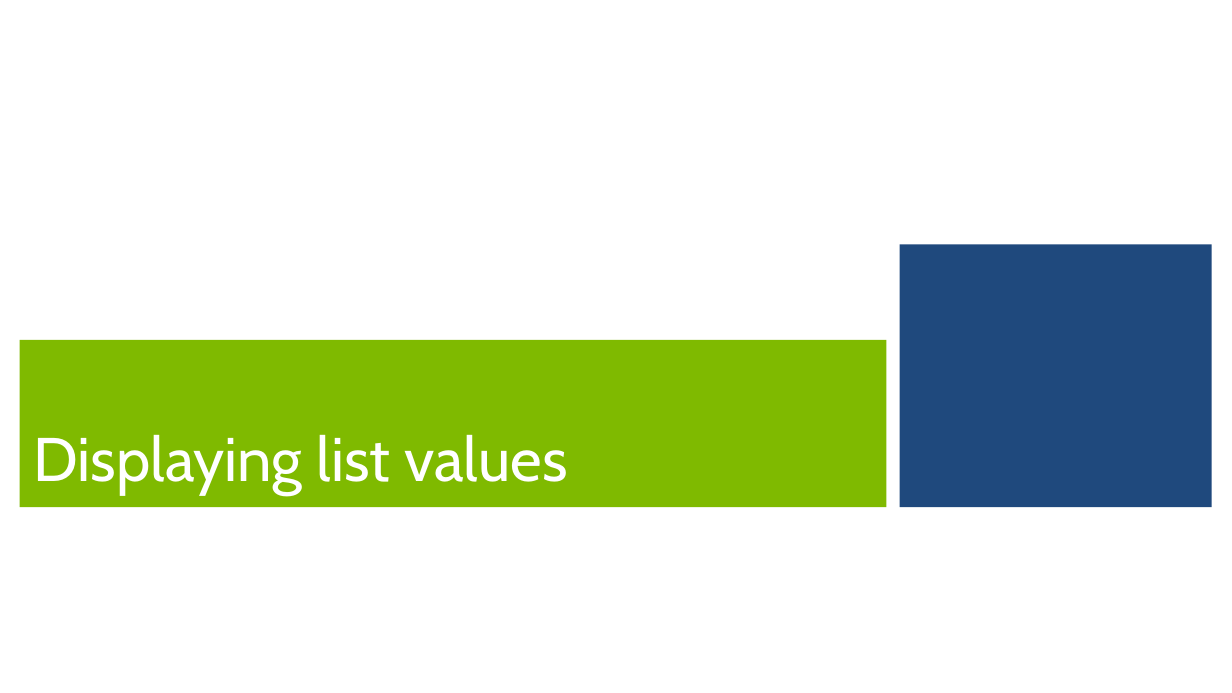
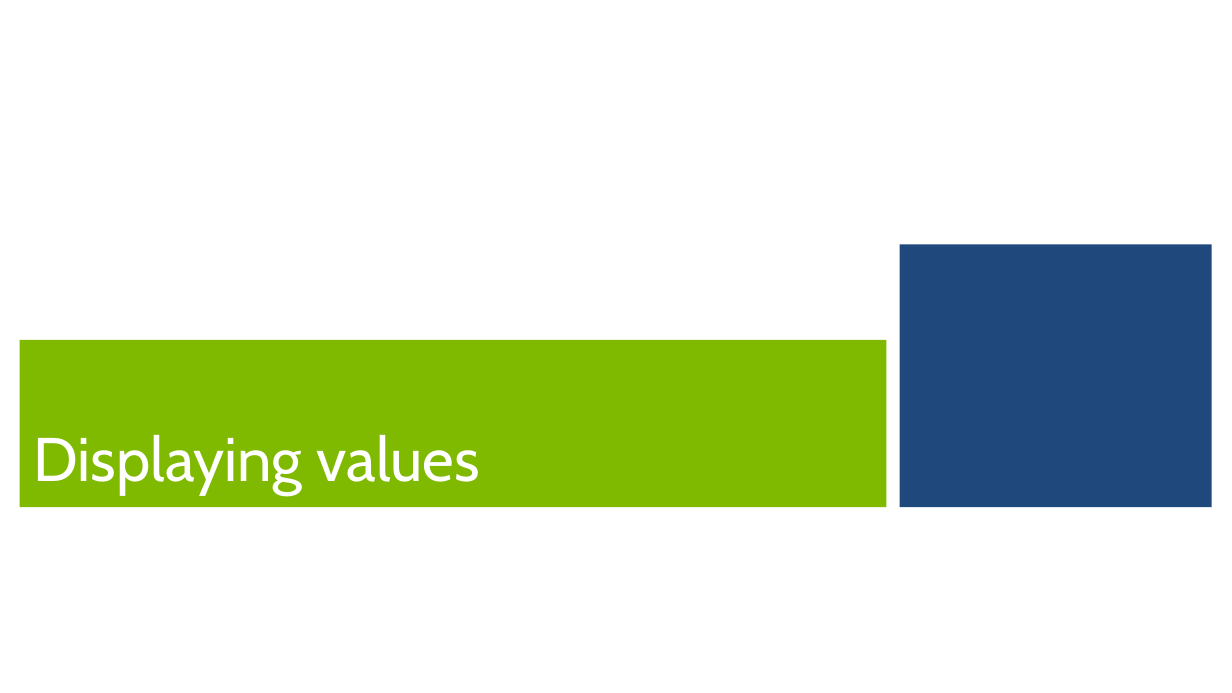
Before and after one commit to GeekTrainer/Introduction-Programming-Python, a slide deck: slide 20 of Office Docs/10 Remembering lists.pptx. Drawn at 1232x693 pixels with LibreOffice and Linux fonts; fonts in the diff are those of the drawing; background and template pictures are left out. Boxes give left, top, right and bottom in pixels: in the first picture for what was removed or moved away, otherwise in the second. Text is boxed around its words. In the diff, an @@ line names an element or a change of style, - is before the commit and + after.

Commit message:
Slides and module

```diff
--- a/Office Docs/10 Remembering lists.pptx
+++ b/Office Docs/10 Remembering lists.pptx
@@ title at (33,434,480,495): text changed @@
-Displaying list values
+Displaying values
```
Also in this commit, not shown: 3 other files.
